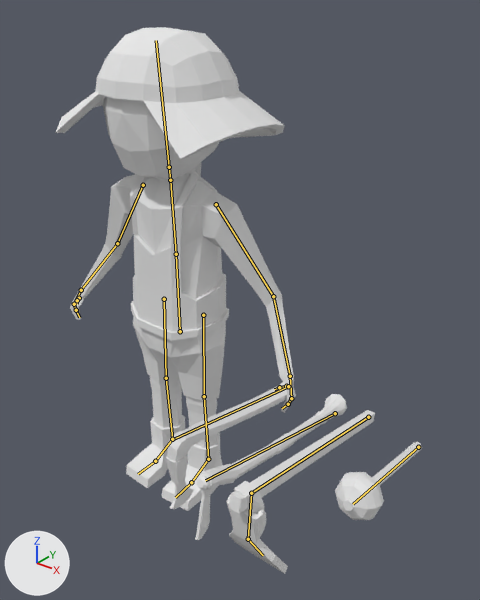
Before and after pictures for a commit that changed the Blender file Map/Assets/Models/Sumerians/Summerian_Civil_Rack/Summerian_Civil_Rack.blend.
Camera for both pictures: a 50 mm camera at (1.84, -1.87, 2.19) aimed at (0.41, -0.08, 1.09). The axes (+X, +Y, +Z) are drawn at lower left. The lights are the same throughout. The bones that bend it are drawn over the model as lines.

In view in the first picture: 'Summerian Civil'.
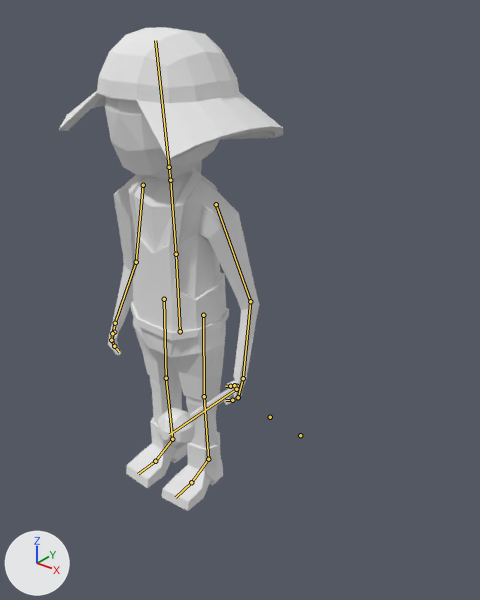
The newer file adds an action. The first version stands in its rest pose; the second is drawn at frame 30 of the action 'Summerian_Civil_Rack_Idle'.

Pixel boxes (x1, y1, x2, y2) of what changed, in the pictures (480 x 600 px):
'Summerian Civil', posed
    before: (55, 27, 422, 574)
    after: (59, 27, 283, 511)
bone 'cabeza', root to tip
    before: (169, 167) to (156, 40)
    after: (169, 167) to (155, 40)
bone 'brazo_L', root to tip
    before: (216, 204) to (273, 296)
    after: (216, 204) to (250, 301)
bone 'antebrazo_L', root to tip
    before: (273, 296) to (290, 376)
    after: (250, 301) to (243, 378)
bone 'Hacha', root to tip
    before: (288, 386) to (175, 438)
    after: (234, 385) to (234, 385)
bone 'Pick', root to tip
    before: (335, 413) to (205, 480)
    after: (270, 417) to (270, 417)
bone 'Rack', root to tip
    before: (368, 417) to (251, 493)
    after: (300, 435) to (300, 435)
bone 'Martillo', root to tip
    before: (418, 447) to (353, 504)
    after: (236, 389) to (169, 434)
bone 'brazo_R', root to tip
    before: (143, 185) to (117, 243)
    after: (143, 185) to (136, 262)
bone 'antebrazo_R', root to tip
    before: (117, 243) to (81, 290)
    after: (136, 262) to (115, 323)

The change in detail:
Bone 'cabeza' (bone_cabeza) turns from (0, 0, 0) to (0, -6, 0) degrees about its own x, y and z.
Bone 'brazo_L' (bone_brazo_l) turns from (0, 0, 0) to (-18, -1, 4) degrees about its own x, y and z.
Bone 'antebrazo_L' (bone_antebrazo_l) turns from (0, 0, 0) to (-7, -3, -3) degrees about its own x, y and z.
Bone 'Hacha' (bone_hacha) moves from (0.0, 0.0, 0.0) to (-0.03, 0.03, 0.08).
Bone 'Hacha' (bone_hacha) is rescaled from (1.0, 1.0, 1.0) to (0.0, 0.0, 0.0).
Bone 'Pick' (bone_pick) is rescaled from (1.0, 1.0, 1.0) to (0.0, 0.0, 0.0).
Bone 'Rack' (bone_rack) is rescaled from (1.0, 1.0, 1.0) to (0.0, 0.0, 0.0).
Bone 'Martillo' (bone_martillo) moves from (0.0, 0.0, 0.0) to (-3.78, 0.29, -0.15).
Bone 'brazo_R' (bone_brazo_r) turns from (0, 0, 0) to (-18, 0, -3) degrees about its own x, y and z.
Bone 'antebrazo_R' (bone_antebrazo_r) turns from (0, 0, 0) to (-4, 1, 1) degrees about its own x, y and z.
